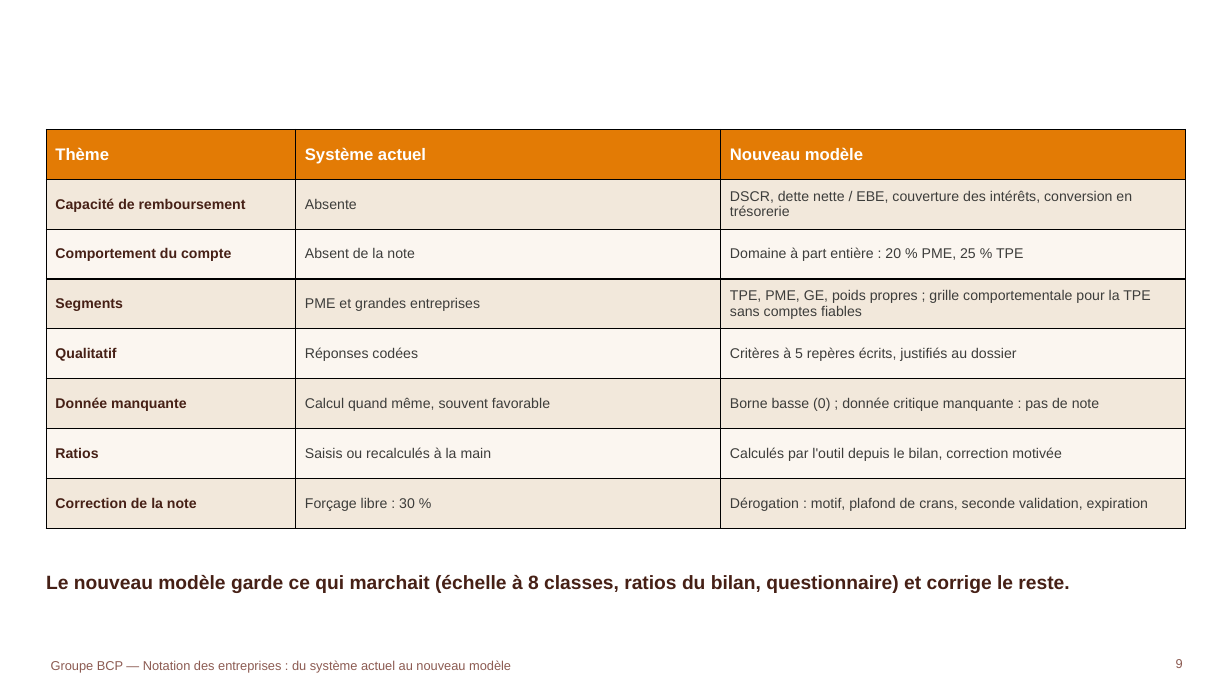
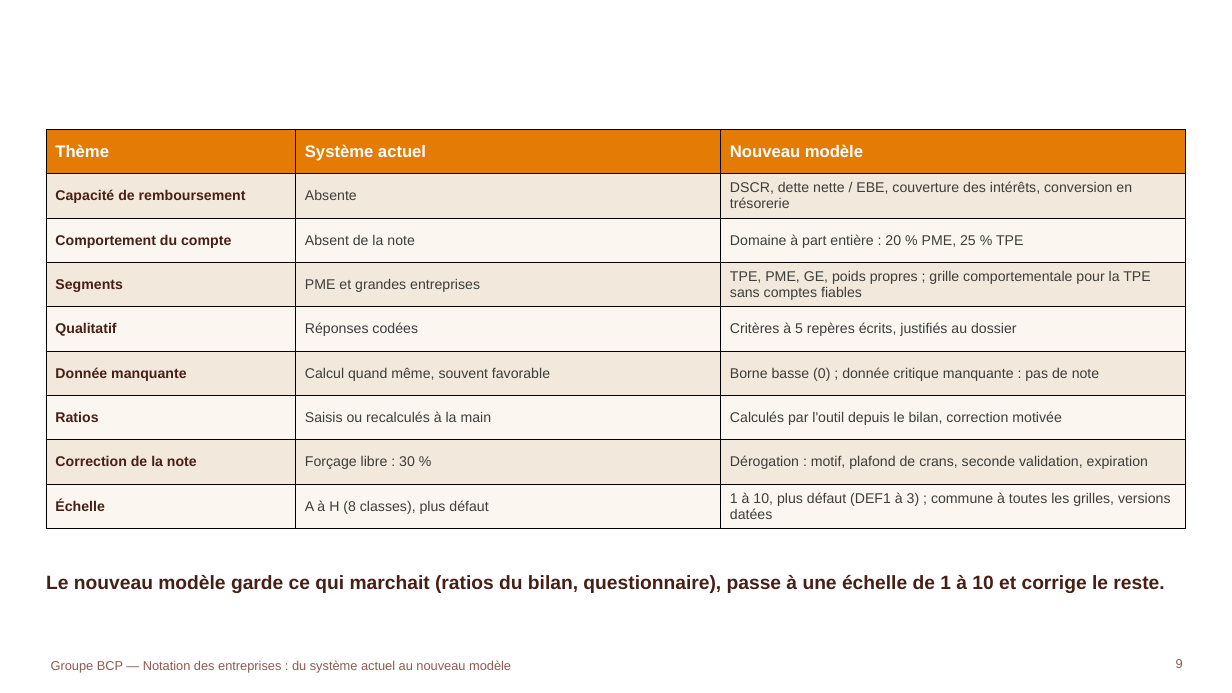
Before and after one commit to tariqeddoumi/Entreprise-scoring-cl, a slide deck: slide 9 of docs/presentations/Defense_nouveau_modele_notation.pptx. Drawn at 1232x693 pixels with LibreOffice and Linux fonts; fonts in the diff are those of the drawing; background and template pictures are left out. Boxes give left, top, right and bottom in pixels: in the first picture for what was removed or moved away, otherwise in the second. Text is boxed around its words. In the diff, an @@ line names an element or a change of style, - is before the commit and + after.

```diff
--- a/docs/presentations/Defense_nouveau_modele_notation.pptx
+++ b/docs/presentations/Defense_nouveau_modele_notation.pptx
@@ table at box(46, 129, 1186, 529) @@
+row 9: Échelle | A à H (8 classes), plus défaut | 1 à 10, plus défaut (DEF1 à 3) ; commune à toutes les grilles, versions datées
@@ text at box(46, 575, 1164, 593): text changed @@
-Le nouveau modèle garde ce qui marchait (échelle à 8 classes, ratios du bilan, questionnaire) et corrige le reste.
+Le nouveau modèle garde ce qui marchait (ratios du bilan, questionnaire), passe à une échelle de 1 à 10 et corrige le reste.
```
Also in this commit, not shown: 1 other slide changed, 26 other files.
